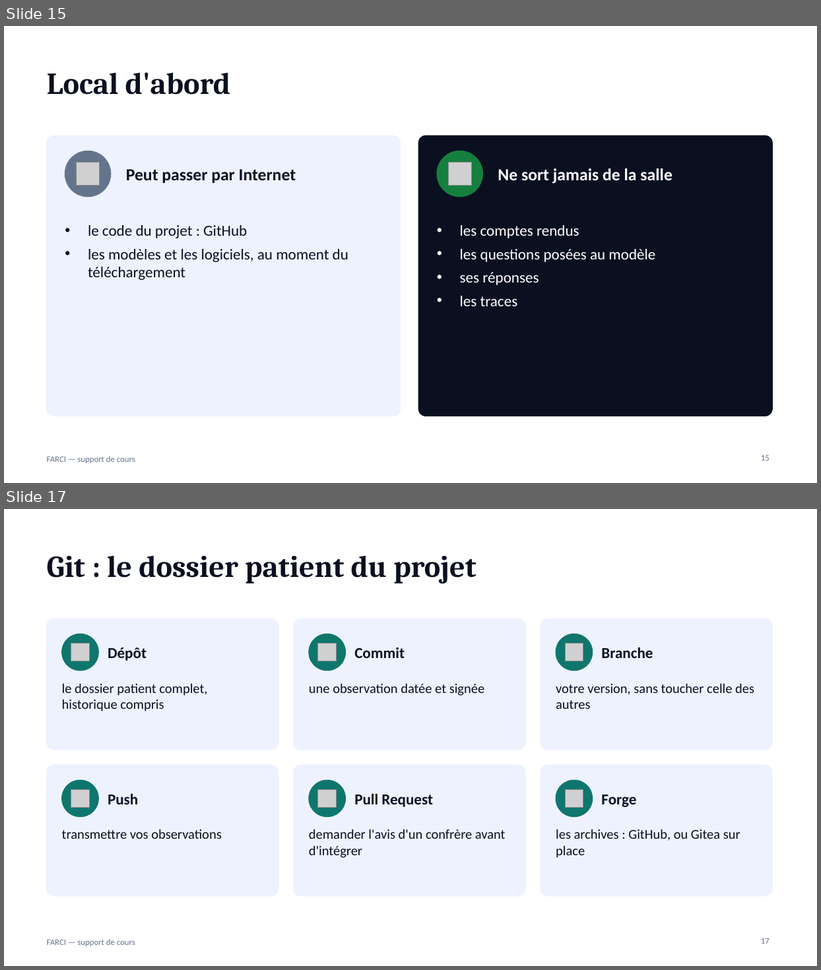
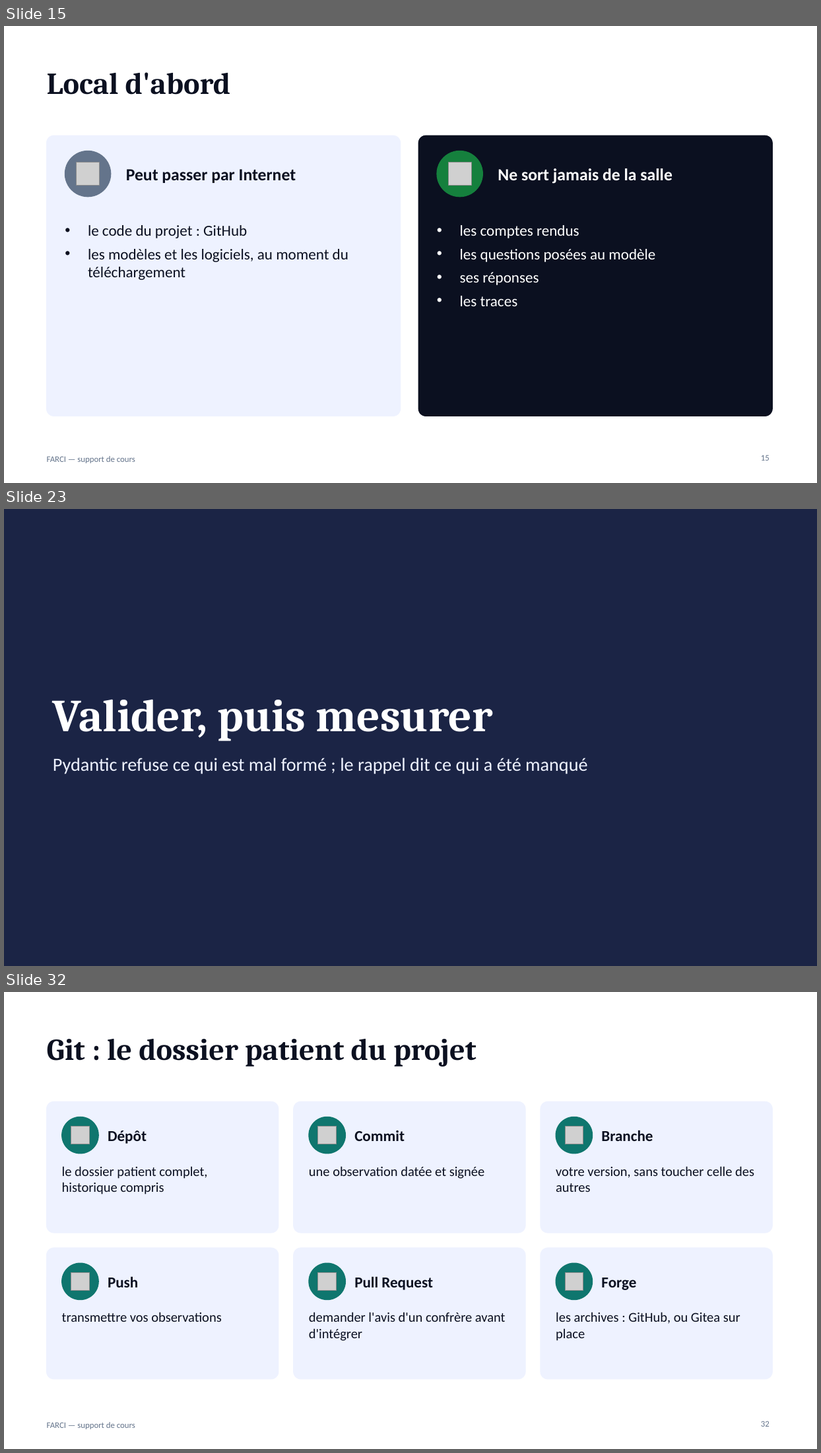
Before and after one commit to jdanion/FARCI, a slide deck: docs/support/FARCI-support-de-cours.pptx. Shown one above the other, each under a label of ours: slides 15 and 17 before the commit, slides 15, 23 and 32 after it; the slides between them are not shown. The pictures are 821x970 and 821x1453 pixels, drawn with LibreOffice and Linux fonts; fonts in the diff are those of the drawing; grey boxes stand for pictures. Boxes give left, top, right and bottom in pixels: in the first picture for what was removed or moved away, otherwise in the second. Text is boxed around its words. In the diff, an @@ line names an element or a change of style, - is before the commit and + after.

```diff
--- a/docs/support/FARCI-support-de-cours.pptx
+++ b/docs/support/FARCI-support-de-cours.pptx
@@ slide 23 added at (x1=4, y1=509, x2=817, y2=966), background #1B2445 @@
@@ title added at (x1=53, y1=699, x2=493, y2=741), 54 pt, text #FFFFFF, bold @@
+Valider, puis mesurer
@@ text added at (x1=53, y1=758, x2=587, y2=774), 22 pt, text #EEF2FF @@
+Pydantic refuse ce qui est mal formé ; le rappel dit ce qui a été manqué
@@ what was slide 17 is now slide 32 @@
@@ page number at (x1=761, y1=1421, x2=770, y2=1427): text changed @@
-17
+32
```
Also in this commit, not shown: 3 slides changed, 21 other slides added, 4 other files.
